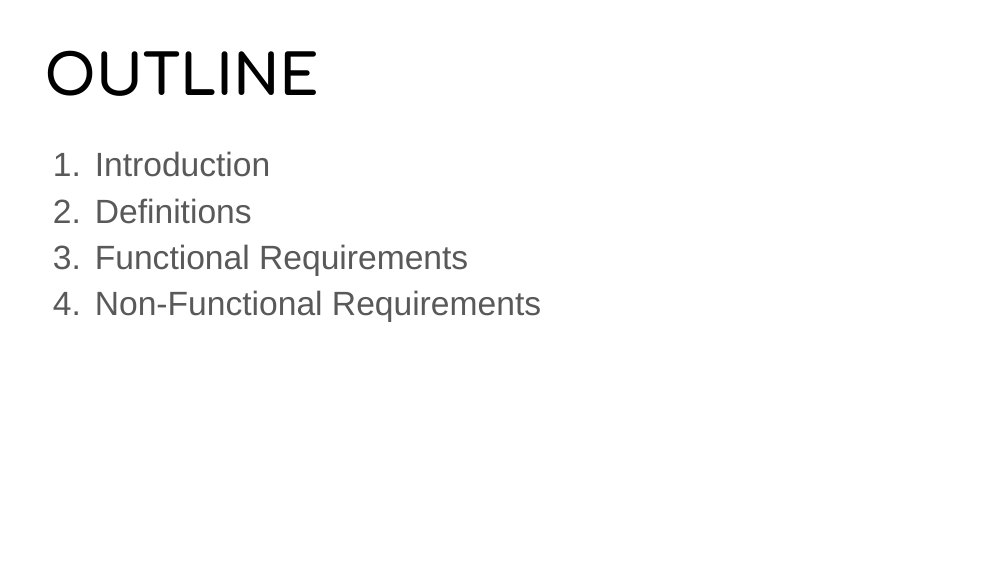
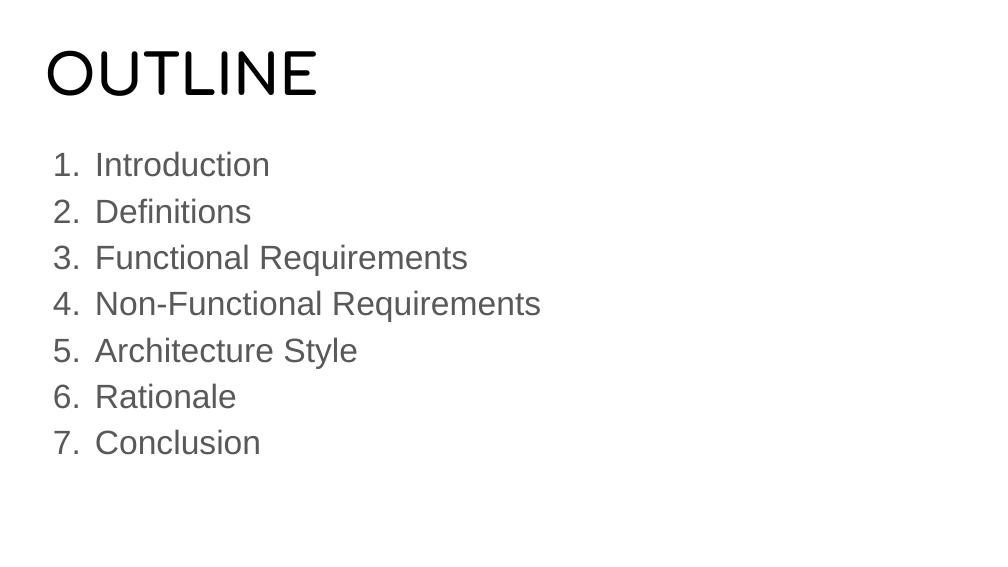
Before and after one commit to fareench/CS_4352_Project, a slide deck: slide 2 of Project 2 Final Slideshow.pptx. Drawn at 1008x567 pixels with LibreOffice and Linux fonts; fonts in the diff are those of the drawing; background and template pictures are left out. Boxes give left, top, right and bottom in pixels: in the first picture for what was removed or moved away, otherwise in the second. Text is boxed around its words. In the diff, an @@ line names an element or a change of style, - is before the commit and + after.

```diff
--- a/Project 2 Final Slideshow.pptx
+++ b/Project 2 Final Slideshow.pptx
@@ text at box(95, 337, 358, 455): paragraphs added @@
+5. Architecture Style
+6. Rationale
+7. Conclusion
```
Also in this commit, not shown: 1 other file.
